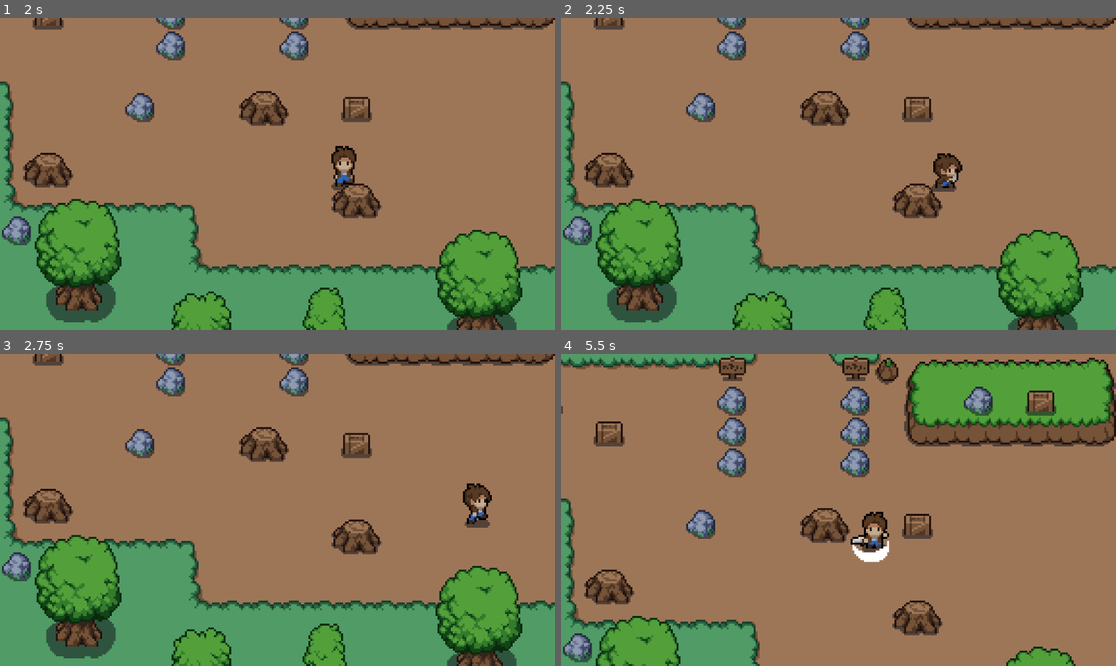
Above: before the commit, frames 1-4 (two rows, left to right).
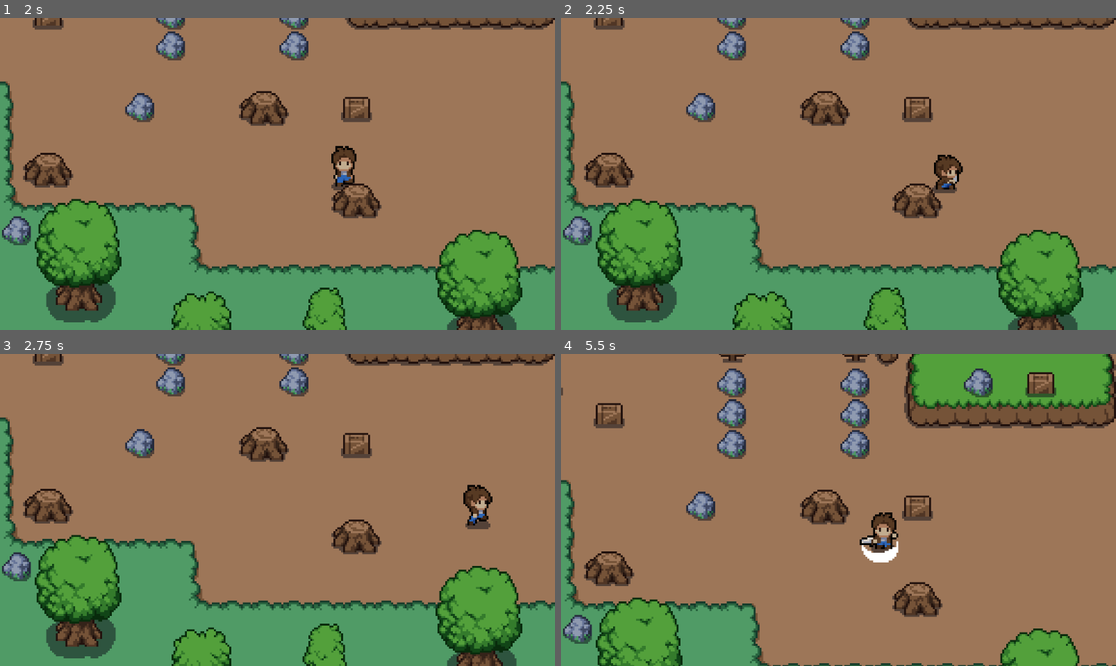
Above: after the commit, the same moments.

Repository: j0mba/godot-devWorm
Game: Godot game, scene res://scenes/world.tscn
The game is run twice, just before and just after one commit, with the same random seed, the same clock (stepped at 60 frames per second) and the same inputs. The project has no main scene, so this scene is started directly.
Inputs:
- Up to frame 1 (2 s): hold D (move_right) 0.53-1.28 s; tap Space (attack) at 0.6, 1.35 s; hold S (move_down) from 1.28 s (still down)
- Up to frame 2 (2.25 s): release S (move_down) at 2.03 s; hold D (move_right) from 2.03 s (still down); tap Space (attack) at 2.1 s
- Up to frame 3 (2.75 s): keep holding D (move_right)
- Up to frame 4 (5.5 s): release D (move_right) at 2.78 s; hold W (move_up) 2.78-3.53 s; tap Space (attack) every 0.75 s from 2.85 to 5.1 s; hold A (move_left) 3.53-5.03 s; hold S (move_down) from 5.03 s (still down)

Frame 1 is identical in both runs. In frame 2, 0.3% of the frame differs, in the area x 66-73%, y 43-57%; in frame 3, 0.3%; in frame 4, 25%, in the area x 0-100%, y 0-100%.

Commit message:
correct player hitbox

Diff:
--- a/scenes/player.tscn
+++ b/scenes/player.tscn
@@ -414,10 +414,9 @@
 }]
 
 [sub_resource type="CircleShape2D" id="CircleShape2D_21bc2"]
-radius = 4.12311
+radius = 9.0
 
 [sub_resource type="CircleShape2D" id="CircleShape2D_7fraj"]
-radius = 9.0
 
 [node name="Player" type="CharacterBody2D"]
 z_index = 5
@@ -429,16 +428,18 @@
 [node name="AnimatedSprite2D" type="AnimatedSprite2D" parent="."]
 position = Vector2(-2, -13)
 sprite_frames = SubResource("SpriteFrames_3rjyj")
-animation = &"death"
-frame_progress = 0.950423
+animation = &"front_attack"
+frame = 1
+frame_progress = 0.463573
 
 [node name="CollisionShape2D" type="CollisionShape2D" parent="."]
+position = Vector2(-1, -5)
 shape = SubResource("CircleShape2D_21bc2")
 
 [node name="PlayerHitBox" type="Area2D" parent="."]
 
 [node name="CollisionShape2D" type="CollisionShape2D" parent="PlayerHitBox"]
-position = Vector2(-1, -2)
+position = Vector2(-1, -5)
 shape = SubResource("CircleShape2D_7fraj")
 
 [node name="EnemyAttackColdown" type="Timer" parent="."]
